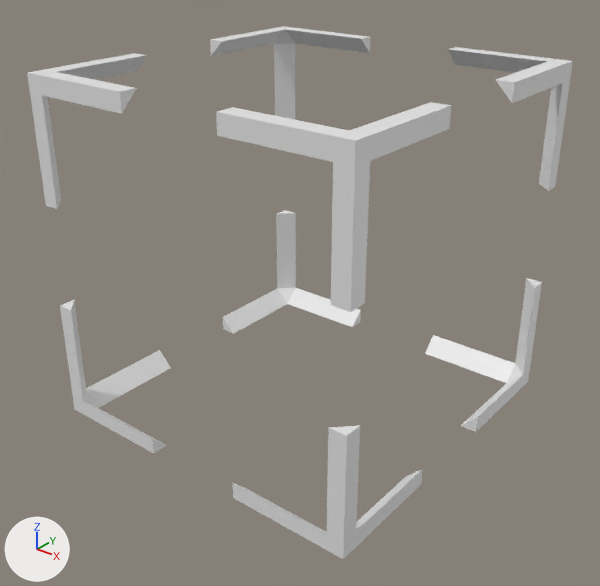
What one commit did to the Blender file Monogame3dTest/Content/Graphics/Bld_SelectionCube.blend.
The view is the same before and after, from a 50 mm lens placed at (1.347, -1.721, 0.91), pointed at (0.018, -0.06, -0.12). Arrows for +X, +Y and +Z are at lower left; the lights stay in place.

In view in the first picture: 'SelectionCube'.
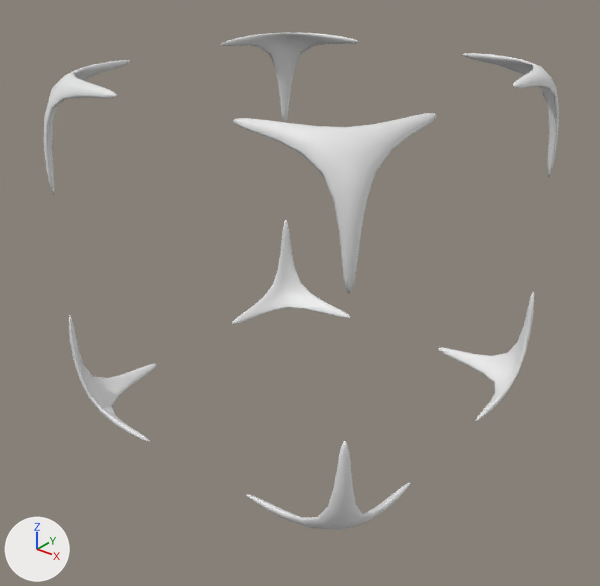
Where the change shows, as pixel boxes (x1, y1, x2, y2) in the pictures (600 x 586 px):
'SelectionCube', modifiers changed (7% shorter): before (27, 26, 573, 559); after (44, 32, 559, 530)

What changed in the scene script:
```text
Change me_cube_001:
    where me_cube_001.from_pydata(...)  # 52 vertices, 52 faces; spans x -0.5..0.5, y -0.5..0.5, z 0.15..0.5
    used by ob_selectioncube; location = (0.0, 0.0, 0.0)
    me_cube_001 part 1: all faces are now shaded smooth (52 of 52 changed)
Change ob_selectioncube:
    add _m = ob_selectioncube.modifiers.new('Subdivision', 'SUBSURF')
```
